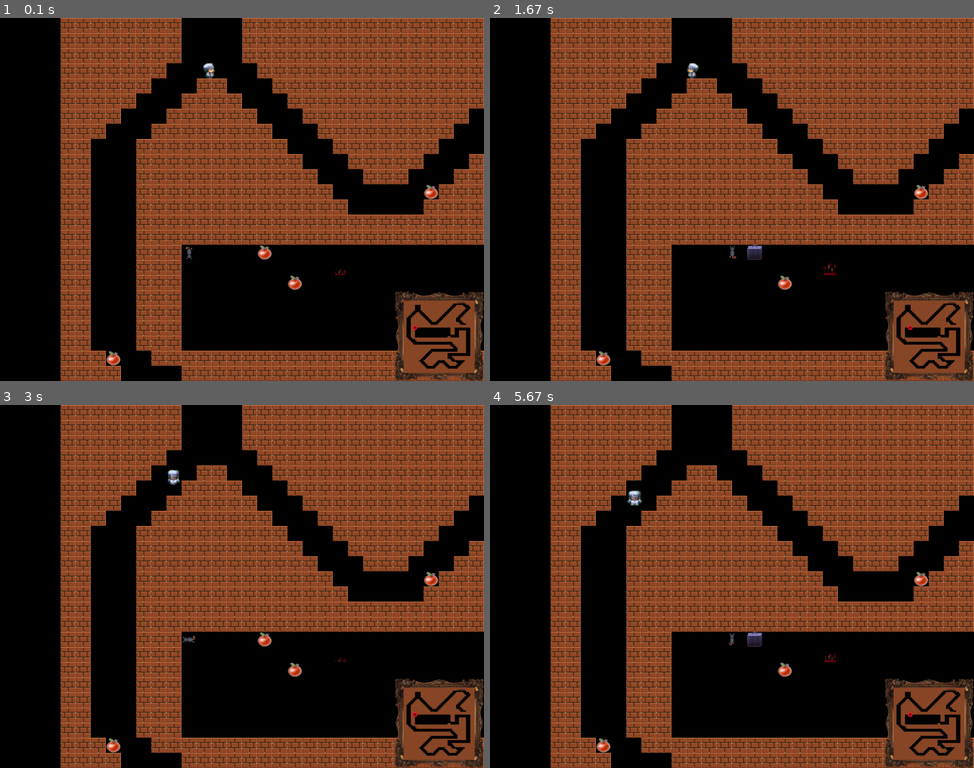
Above: before the commit, frames 1-4 (two rows, left to right).
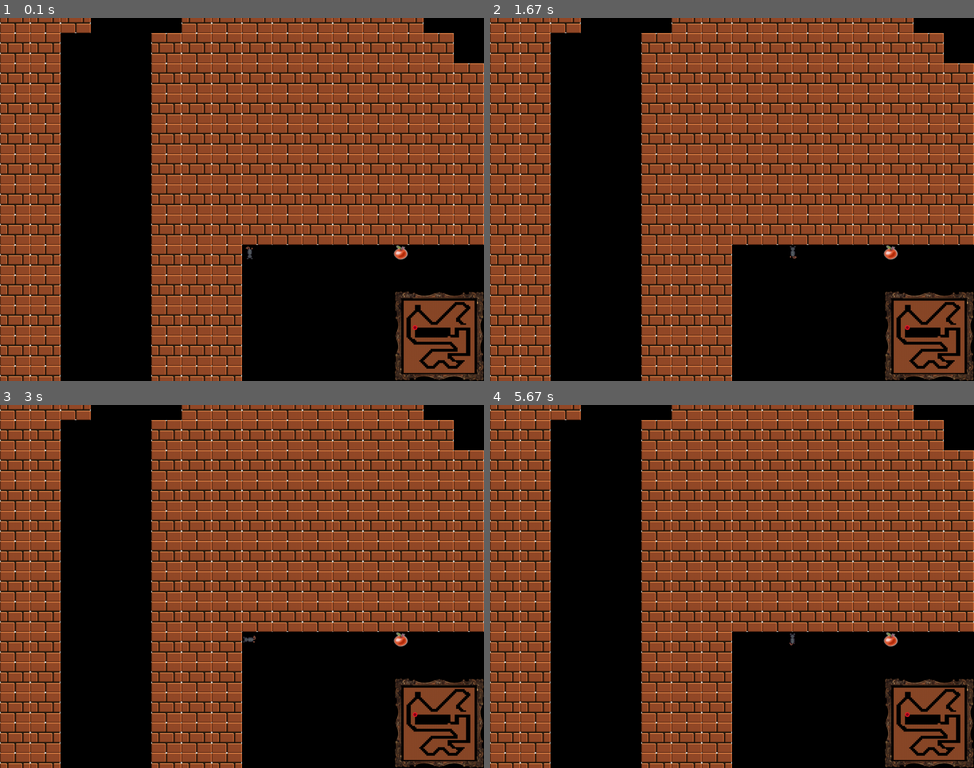
Above: after the commit, the same moments.

Repository: yichong96/PythonGame
Game: pygame game, started from Maze_v4 (with maps).py
The game is run twice, just before and just after one commit, with the same random seed, the same clock (stepped at 60 frames per second) and the same inputs.
Inputs:
- Up to frame 1 (0.1 s): no input
- Up to frame 2 (1.67 s): hold Right 0.33-0.8 s; hold Up 0.83-1.13 s; hold Up 1.17-1.63 s
- Up to frame 3 (3 s): hold Left 1.67-2.2 s; hold Left 2.23-2.53 s
- Up to frame 4 (5.67 s): hold Up 3-3.37 s; hold Up 3.4-4.03 s; hold Up 4.07-4.43 s; hold Left 4.47-4.93 s; hold Right 4.97-5.43 s; hold Up from 5.47 s (still down)

The runs differ from the first frame. In frame 1, 58% of the frame differs, in the area x 0-100%, y 0-100%; in frame 2, 58%; in frame 3, 58%; in frame 4, 58%.

Commit message:
Update Maze_v4 (with maps).py

Diff:
--- a/Maze_v4 (with maps).py
+++ b/Maze_v4 (with maps).py
@@ -310,9 +310,10 @@
         self.rect.x = x
         self.rect.y = y
 
-    def update(self, collidable = pygame.sprite.Group()):
+    def update(self, collidable = pygame.sprite.Group(), collidable_2 = pygame.sprite.Group()):
         self.move()
         self.isCollided(collidable)
+        self.isCollided(collidable_2)
 
     def move(self):
         if self.direction == "up":
@@ -389,10 +390,10 @@
 
 class Wall(pygame.sprite.Sprite):
 
-    def __init__(self, x, y, width = 32, height = 32):
-
-        super().__init__()
-        self.image = pygame.image.load('wall_small.png').convert_alpha()
+    def __init__(self, x, y, width = 64, height = 64):
+
+        super().__init__()
+        self.image = pygame.image.load('wall.png').convert_alpha()
 
         # self.image = pygame.Surface((width, height))
         # self.image.fill((255,100,180))
@@ -409,6 +410,22 @@
     def draw(self, window):
 
         window.blit(self.image,(self.rect.x, self.rect.y))
+
+class InvisibleWall(pygame.sprite.Sprite):
+
+    def __init__(self, x, y, width = 64, height = 64):
+
+        super().__init__()
+        self.image = pygame.image.load('').convert_alpha()
+
+        self.rect = self.image.get_rect()
+
+        self.rect.x = x
+        self.rect.y = y
+
+    def shift_world(self, shift_x, shift_y):
+        self.rect.x += shift_x
+        self.rect.y += shift_y
 
 class Treasure(pygame.sprite.Sprite):
 
@@ -523,6 +540,8 @@
 
         self.bg = pygame.Surface((self.width - 20, self.height - 20))
         self.bg.fill((0,0,0))
+        self.bg1 = pygame.Surface((160, 160))
+        self.bg1.fill((0,0,0))
 
         self.rect.x = win_width - self.width
         self.rect.y = win_height - self.height
@@ -530,6 +549,7 @@
     def draw(self, window):
         window.blit(self.bg,(self.rect.x + 10, self.rect.y + 10))
         window.blit(self.image,(self.rect.x, self.rect.y))
+        window.blit(self.bg1,(self.rect.x + 15, self.rect.y + 15))
 
 class MiniWall(pygame.sprite.Sprite):
     def __init__(self, x, y):
@@ -553,8 +573,8 @@
         self.win_height = win_height
 
     def update(self, player_abs_x, player_abs_y):
-        mini_x = 150 / (32 * 50) * player_abs_x
-        mini_y = 150 / (32 * 50) * player_abs_y
+        mini_x = 150 / (64 * 50) * player_abs_x
+        mini_y = 150 / (64 * 50) * player_abs_y
 
         self.rect.x = self.win_width - 170 + mini_x
         self.rect.y = self.win_height - 170 + mini_y
@@ -571,13 +591,13 @@
         self.rect = self.image.get_rect()
 
     def update(self, player_x, player_y):
-        self.rect.centerx = player_x + 32
-        self.rect.centery = player_y + 32
+        self.rect.centerx = player_x + 16
+        self.rect.centery = player_y + 16
 
 # Initialize all objects relevant to the game.
 def create_instances():
     global current_level, running, player, player_group, miniMap, miniPlayer, miniWalls_group, fog_group
-    global walls_group, enemies_group, treasures_group, portal_group, traps_group, spikes_group
+    global walls_group, invisibleWalls_group, enemies_group, treasures_group, portal_group, traps_group, spikes_group
     global win_width, win_height
 
     current_level = 0
@@ -588,6 +608,7 @@
     player_group.add(player)
 
     walls_group = pygame.sprite.Group()
+    invisibleWalls_group = pygame.sprite.Group()
     enemies_group = pygame.sprite.Group()
     treasures_group = pygame.sprite.Group()
     portal_group = pygame.sprite.Group()
@@ -628,6 +649,9 @@
 
     if (dx != 0 or dy != 0):
         for wall in walls_group:
+            wall.shift_world(dx, dy)
+
+        for wall in invisibleWalls_group:
             wall.shift_world(dx, dy)
 
         for enemy in enemies_group:
@@ -864,19 +888,24 @@
     ]
 
     levels = [level_1, level_2, level_3, level_4]
+
 def setup_maze(current_level):
 
     for y in range(len(levels[current_level])):
         for x in range(len(levels[current_level][y])):
             character = levels[current_level][y][x]
-            pos_x = (x*32)
-            pos_y = (y*32)
+            pos_x = (x*64)
+            pos_y = (y*64)
 
             if character == "X":
                 #Update wall coordinates
                 walls_group.add(Wall(pos_x, pos_y))
                 miniWalls_group.add(MiniWall(win_width - 170 + (x * 3), win_height - 170 + (y * 3)))
 
+            elif character == "I":
+                #Update wall coordinates
+                invisibleWalls_group.add(InvisibleWall(pos_x, pos_y))
+
             elif character == "P":
                 player.set_position(pos_x, pos_y)
                 player.set_absolute_position(pos_x, pos_y)
@@ -905,6 +934,7 @@
 # Empty the maze
 def clear_maze():
     walls_group.empty()
+    invisibleWalls_group.empty()
     enemies_group.empty()
     treasures_group.empty()
     traps_group.empty()
@@ -973,7 +1003,7 @@
     nextStage(player.isNextStage)
 
     portal_group.update()
-    enemies_group.update(walls_group)
+    enemies_group.update(walls_group, invisibleWalls_group)
     traps_group.update(player.rect.centerx, player.rect.centery)
     spikes_group.update()
 
